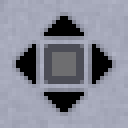
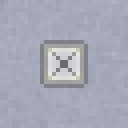
Layered file, before and after one edit (128 x 128). Changes by layer:
hid "arrows out" over [16, 16, 112, 112]
showed "filter" over [44, 44, 84, 84]
hid "small" over [48, 48, 80, 80]
